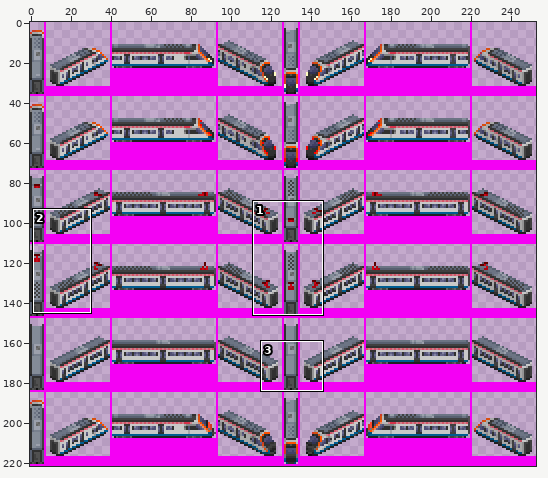
Sprite sheet, stored at gfx/ivolga/ivolga4_2.png. Above: a wide view before the commit, with the close-up outlined.
Close-up. Before the edit:
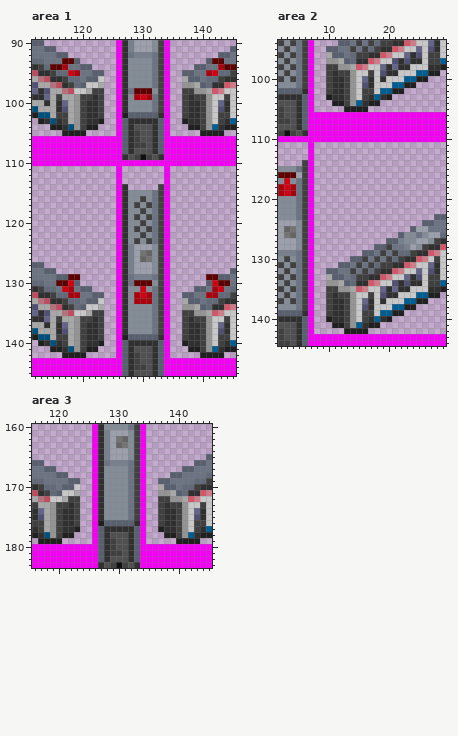
The file is 253x222 pixels. Colours within 5 levels of each other are drawn and written as one. Shown: area 1: x 112..145, y 90..145; area 2: x 2..29, y 94..144; area 3: x 116..145, y 160..183. The commit also changed other parts of the picture, which this record leaves out.
The same view after the edit:
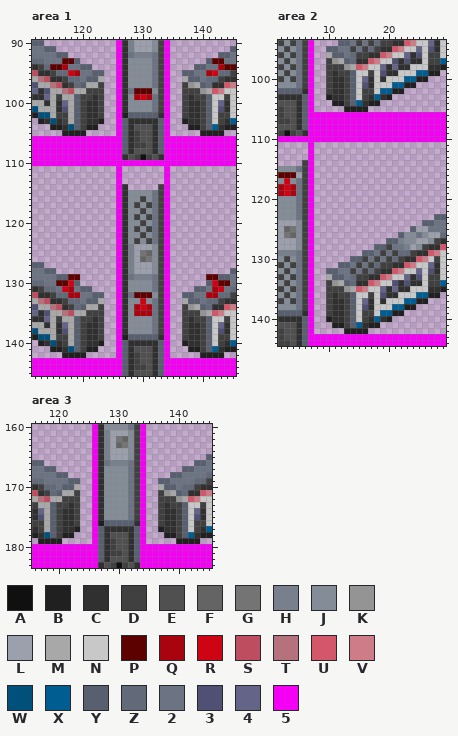
Palette (. is transparent): A #101010  B #202020  C #303030  D #404040  E #505050  F #646464  G #747474  H #78808e  J #848c98  K #949494  L #9ca0ac  M #a8a8a8  N #c8c8c8  P #5c0000  Q #a9030f  R #ce0415  S #be4e5f  T #b5727c  U #d35669  V #cf7c89  W #00507c  X #005d91  Y #586070  Z #626a7a  2 #6c7484  3 #505074  4 #646488  5 #f400f4
Change:
Area 1:
y 96: x 123 N -> M
y 97: x 121..123 NNM -> MMD; x 137 K -> D
y 98: x 119..121 NNM -> MMD; x 139 K -> D
y 99..104: x 119 K -> Y; x 141 K -> Y
y 130: x 128..132 2PPPJ -> JJJJ2
y 131: x 130 R -> J
y 132: x 128..132 JQRQ2 -> 2PPPJ
y 133: x 123 N -> M; x 129..131 QQQ -> JRJ
y 134: x 121..123 NNM -> MMD; x 129..131 JJJ -> QRQ; x 137 K -> D
y 135: x 119..121 NNM -> MMD; x 129..131 JJJ -> QQQ; x 139 K -> D
y 136..141: x 119 K -> Y; x 141 K -> Y
Area 2:
y 97: x 10 K -> D
y 98: x 12 K -> D
y 99..104: x 14 K -> Y
y 134: x 10 K -> D
y 135: x 12 K -> D
y 136..141: x 14 K -> Y
Area 3:
y 170: x 123 N -> M
y 171: x 121..123 NNM -> MMD; x 137 K -> D
y 172: x 119..121 NNM -> MMD; x 139 K -> D
y 173..178: x 119 K -> Y; x 141 K -> Y
